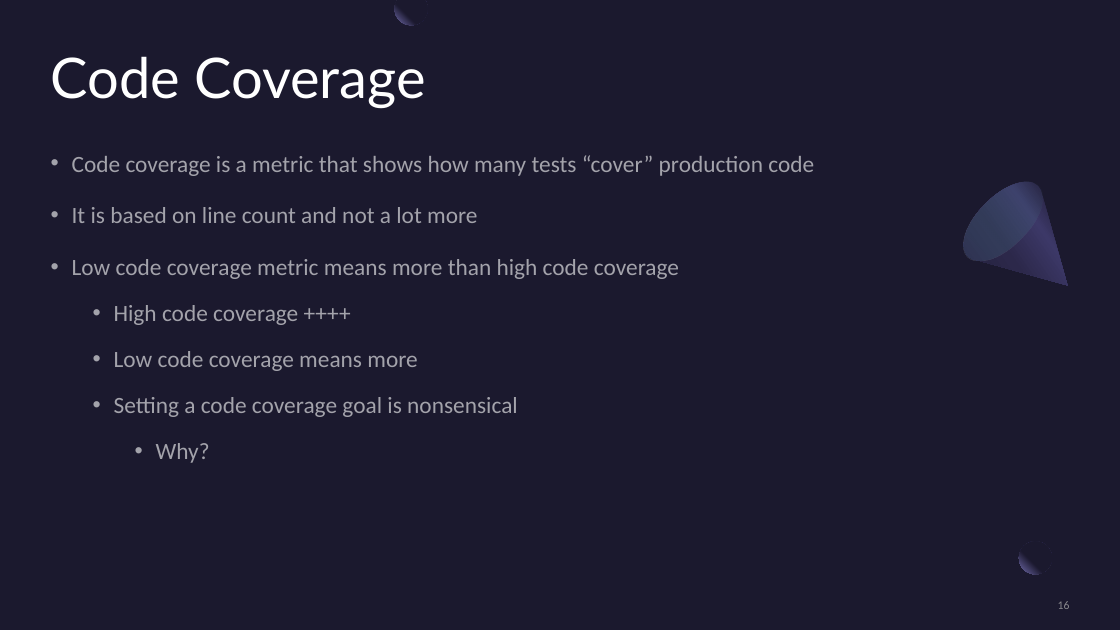
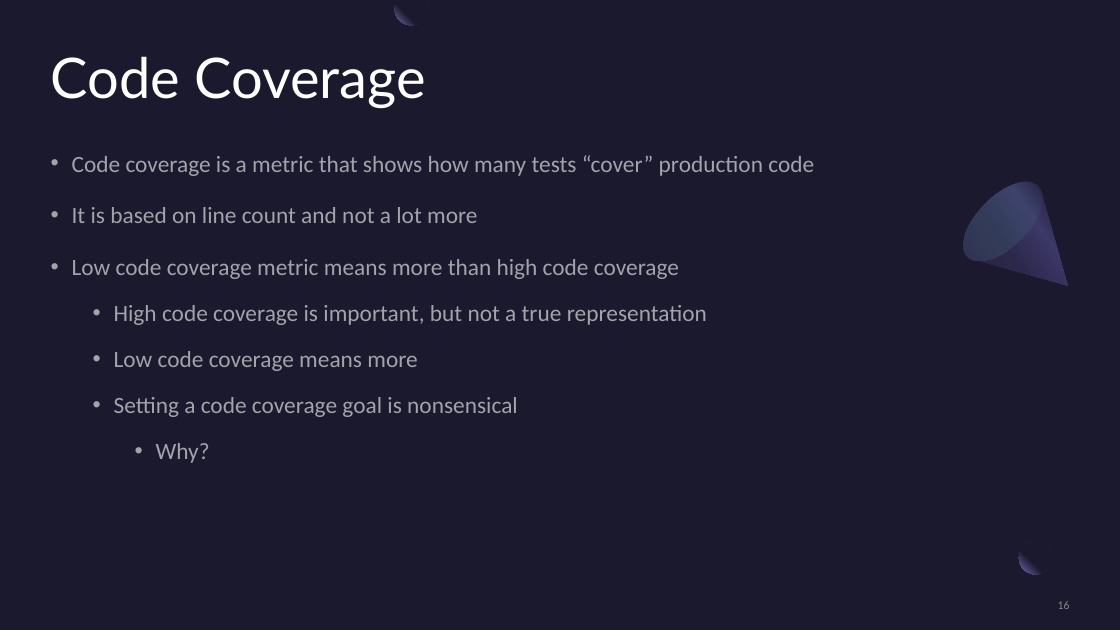
Before and after one commit to Three97/UnitTestingPresentation, a slide deck: slide 16 of PowerPoint/UnitTestingInCSharp.pptx. Drawn at 1120x630 pixels with LibreOffice and Linux fonts; fonts in the diff are those of the drawing. Boxes give left, top, right and bottom in pixels: in the first picture for what was removed or moved away, otherwise in the second. Text is boxed around its words. In the diff, an @@ line names an element or a change of style, - is before the commit and + after.

```diff
--- a/PowerPoint/UnitTestingInCSharp.pptx
+++ b/PowerPoint/UnitTestingInCSharp.pptx
@@ text at [114,305,707,325]: text changed @@
-  • High code coverage ++++
+  • High code coverage is important, but not a true representation
```
Also in this commit, not shown: 5 other slides changed, 1 slide added, 1 other file.
